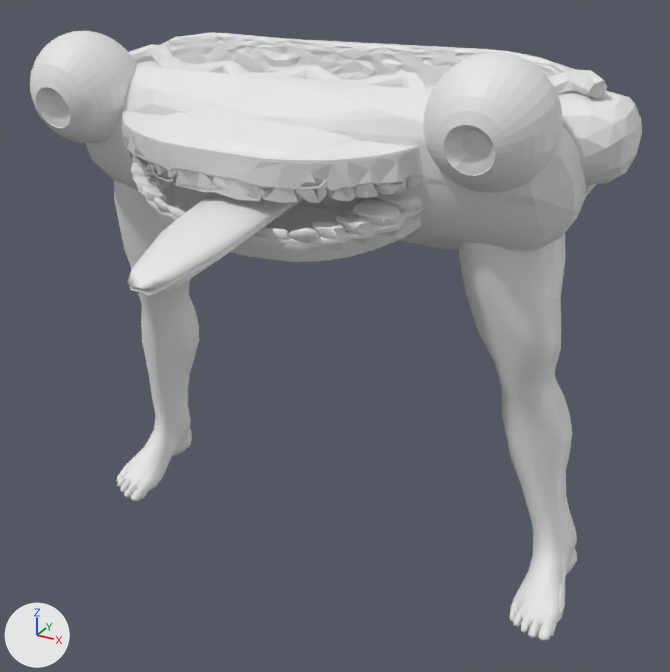
Renders of the FBX model Interioer/Assets/Models/curseddog.fbx from each side of a commit.
Both versions are drawn from a 50 mm camera at (3.55, -6.34, 5.12) aimed at (0.34, -0.52, 2.2). Arrows for +X, +Y and +Z are at lower left; the lights stay in place. Where no turn or scale is listed for an object, it has been applied to the vertices. Vertices at the same position are counted once.

The first picture shows '11539_leg_01_V1', '11539_leg_01_V1.001', '15516_Hot_Dog_on_Bun_v2', 'Figure_5_node.000_Figure_5_geometry.002', 'Figure_5_node.002_Figure_5_geometry.003', 'Figure_5_node.003_Figure_5_geometry.004', 'Sphere', 'Sphere.001', 'glass_garbage_curseddo2g'.
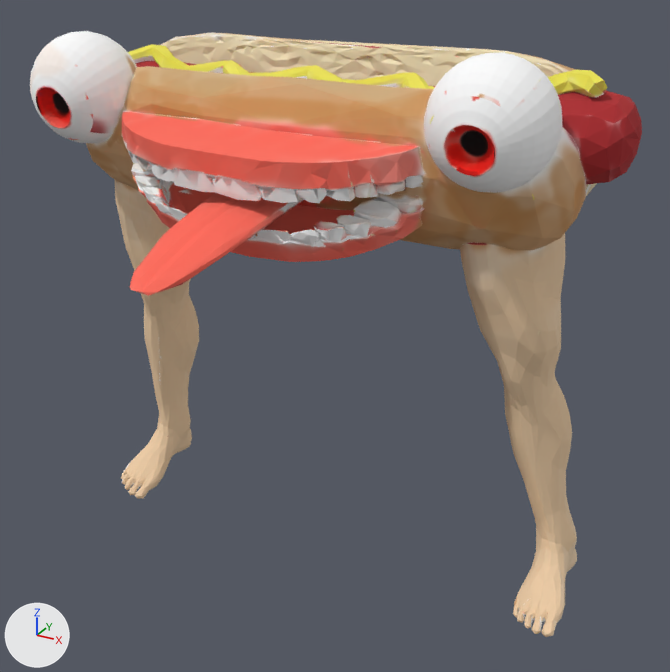
The change in detail:
Picture 'CDog.png' (img_cdog_png) is new.
Material 'Material' (mat_material) is new.
Its texture is img_cdog_png (with its transparency).
Its roughness is 1.0.
me_glass_garbage_curseddo2g has 6999 vertices, 15302 faces and spans x -2.27..2.42, y -1.8..1.25, z -3.31..1.13.
me_glass_garbage_curseddo2g is used by ob_glass_garbage_curseddo2g; location (-0.061, -0.417, 3.297).
me_glass_garbage_curseddo2g part 1: texture (UV) coordinates changed.
me_glass_garbage_curseddo2g now uses material mat_material (picture img_cdog_png).
Object '11539_leg_01_V1' (ob_11539_leg_01_v1) is deleted.
Object '11539_leg_01_V1.001' (ob_11539_leg_01_v1_001) is deleted.
Object 'Sphere.001' (ob_sphere_001) is deleted.
Object 'Sphere' (ob_sphere) is deleted.
Object '15516_Hot_Dog_on_Bun_v2' (ob_15516_hot_dog_on_bun_v2) is deleted.
Object 'Figure_5_node.000_Figure_5_geometry.002' (ob_figure_5_node_000_figure_5_geometry_002) is deleted.
Object 'Figure_5_node.002_Figure_5_geometry.003' (ob_figure_5_node_002_figure_5_geometry_003) is deleted.
Object 'Figure_5_node.003_Figure_5_geometry.004' (ob_figure_5_node_003_figure_5_geometry_004) is deleted.

What differs and where, as boxes (x1, y1, x2, y2) in the pictures (670 x 672 px):
'glass_garbage_curseddo2g', recoloured, surface changed
    both: (30, 31, 642, 637)
'11539_leg_01_V1.001', deleted
    before: (459, 243, 574, 641)
'15516_Hot_Dog_on_Bun_v2', deleted
    before: (86, 47, 625, 251)
'11539_leg_01_V1', deleted
    before: (114, 180, 194, 501)
'Figure_5_node.002_Figure_5_geometry.003', deleted
    before: (127, 192, 301, 291)
'Figure_5_node.003_Figure_5_geometry.004', deleted
    before: (121, 112, 418, 201)
'Figure_5_node.000_Figure_5_geometry.002', deleted
    before: (131, 163, 423, 261)
'Sphere.001', deleted
    before: (423, 52, 523, 174)
'Sphere', deleted
    before: (44, 31, 137, 127)
